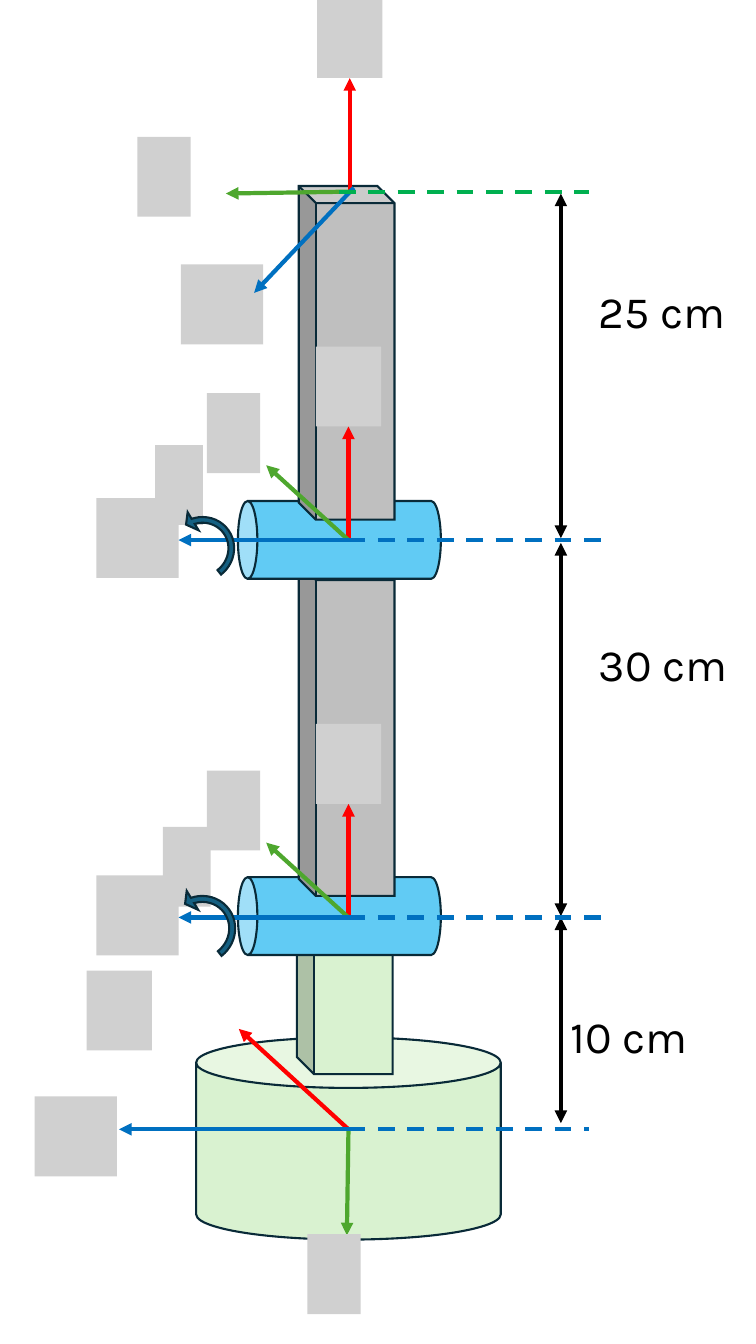
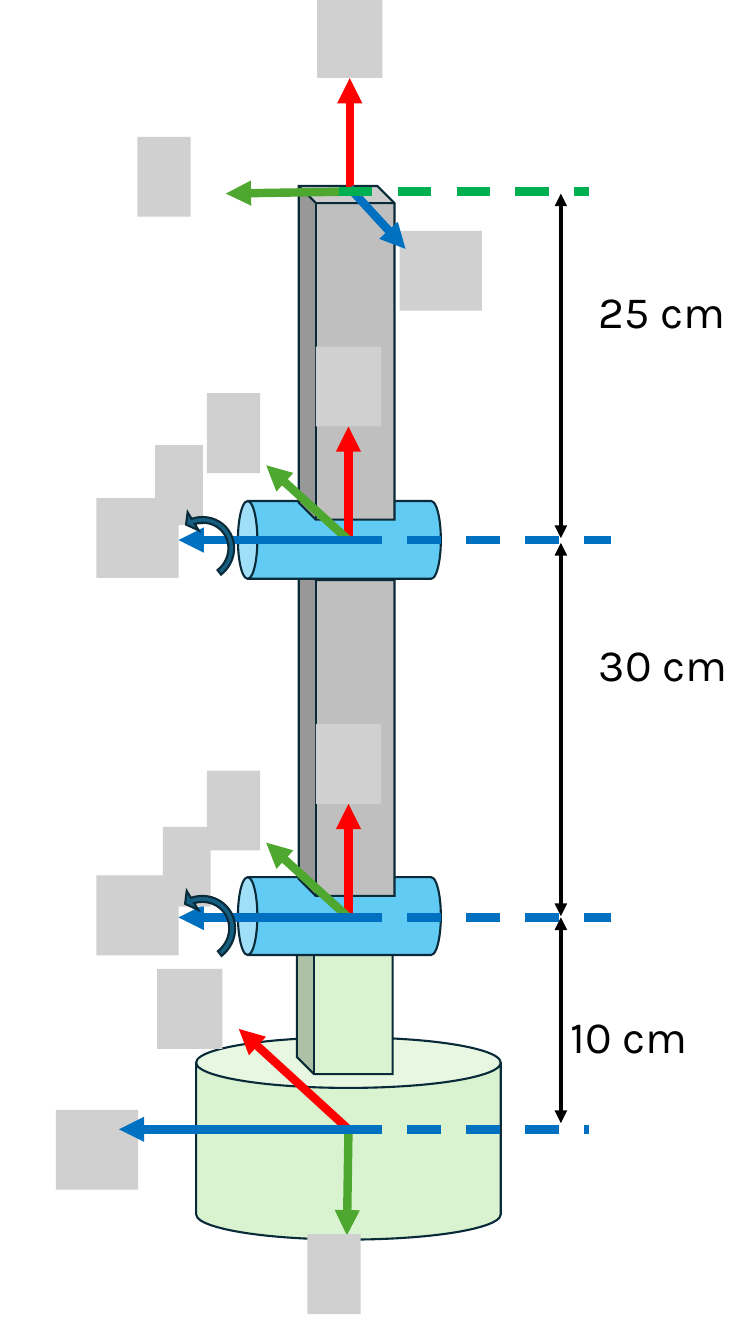
Before and after one commit to iocroblab/from_code_to_robot, a slide deck: slide 2 of robotics/Resources/Images/Modelling/Robot images.pptx. Drawn at 756x1344 pixels with LibreOffice and Linux fonts; fonts in the diff are those of the drawing; grey boxes stand for pictures. Boxes give left, top, right and bottom in pixels: in the first picture for what was removed or moved away, otherwise in the second. Text is boxed around its words. In the diff, an @@ line names an element or a change of style, - is before the commit and + after.

```diff
--- a/robotics/Resources/Images/Modelling/Robot images.pptx
+++ b/robotics/Resources/Images/Modelling/Robot images.pptx
@@ arrow (350, 192) - (350, 78): stroke #FF0000 3 pt to #FF0000 6 pt @@
@@ arrow (350, 192) - (226, 194): stroke #4EA72E 3 pt to #4EA72E 6 pt @@
@@ line (339, 192) - (589, 192): stroke #00B050 3 pt dashed to #00B050 6 pt dashed @@
@@ arrow moved from (354, 187) - (254, 293) to (350, 188) - (405, 249) @@
@@ arrow (350, 188) - (405, 249): stroke #0070C0 3 pt to #0070C0 6 pt @@
@@ picture added at (x1=400, y1=231, x2=483, y2=310) @@
@@ picture removed at (x1=181, y1=264, x2=264, y2=344) @@
@@ arrow (349, 540) - (349, 426): stroke #FF0000 3 pt to #FF0000 6 pt @@
@@ arrow (349, 540) - (266, 466): stroke #4EA72E 3 pt to #4EA72E 6 pt @@
@@ arrow (365, 540) - (178, 540): stroke #0070C0 3 pt to #0070C0 6 pt @@
@@ line (349, 540) - (611, 540): stroke #0070C0 3 pt dashed to #0070C0 6 pt dashed @@
@@ arrow (349, 917) - (349, 804): stroke #FF0000 3 pt to #FF0000 6 pt @@
@@ arrow (349, 917) - (266, 843): stroke #4EA72E 3 pt to #4EA72E 6 pt @@
@@ arrow (365, 917) - (178, 917): stroke #0070C0 3 pt to #0070C0 6 pt @@
@@ line (349, 917) - (611, 917): stroke #0070C0 3 pt dashed to #0070C0 6 pt dashed @@
@@ picture removed at (x1=87, y1=971, x2=152, y2=1050) @@
@@ picture added at (x1=157, y1=969, x2=223, y2=1048) @@
@@ arrow (349, 1129) - (239, 1029): stroke #FF0000 3 pt to #FF0000 6 pt @@
@@ picture moved from (x1=34, y1=1097, x2=117, y2=1176) to (x1=55, y1=1110, x2=138, y2=1189) @@
@@ arrow (365, 1129) - (119, 1129): stroke #0070C0 3 pt to #0070C0 6 pt @@
@@ arrow (349, 1129) - (347, 1236): stroke #4EA72E 3 pt to #4EA72E 6 pt @@
@@ line (349, 1129) - (589, 1129): stroke #0070C0 3 pt dashed to #0070C0 6 pt dashed @@
```
Also in this commit, not shown: 2 other files.
